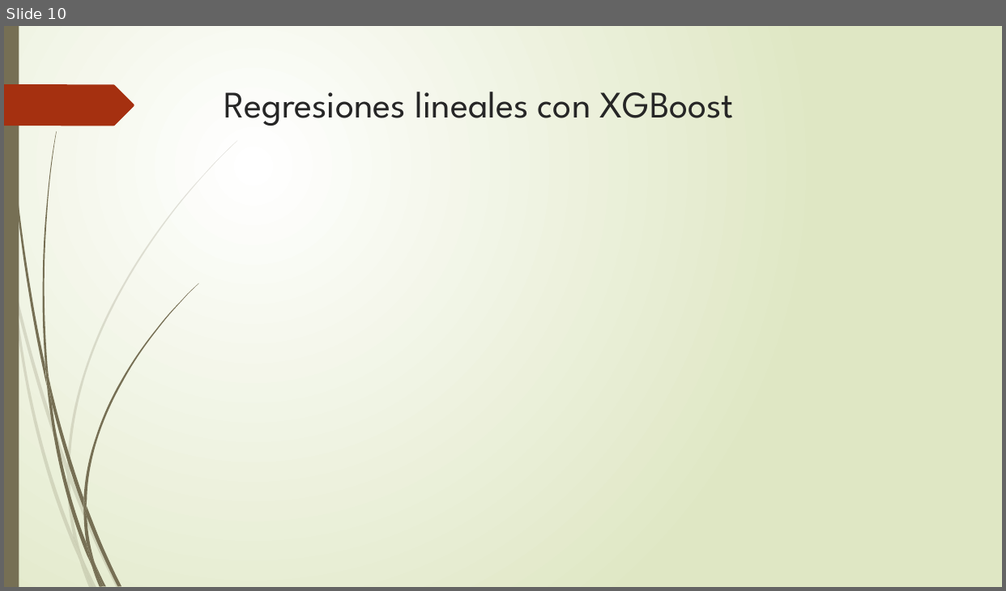
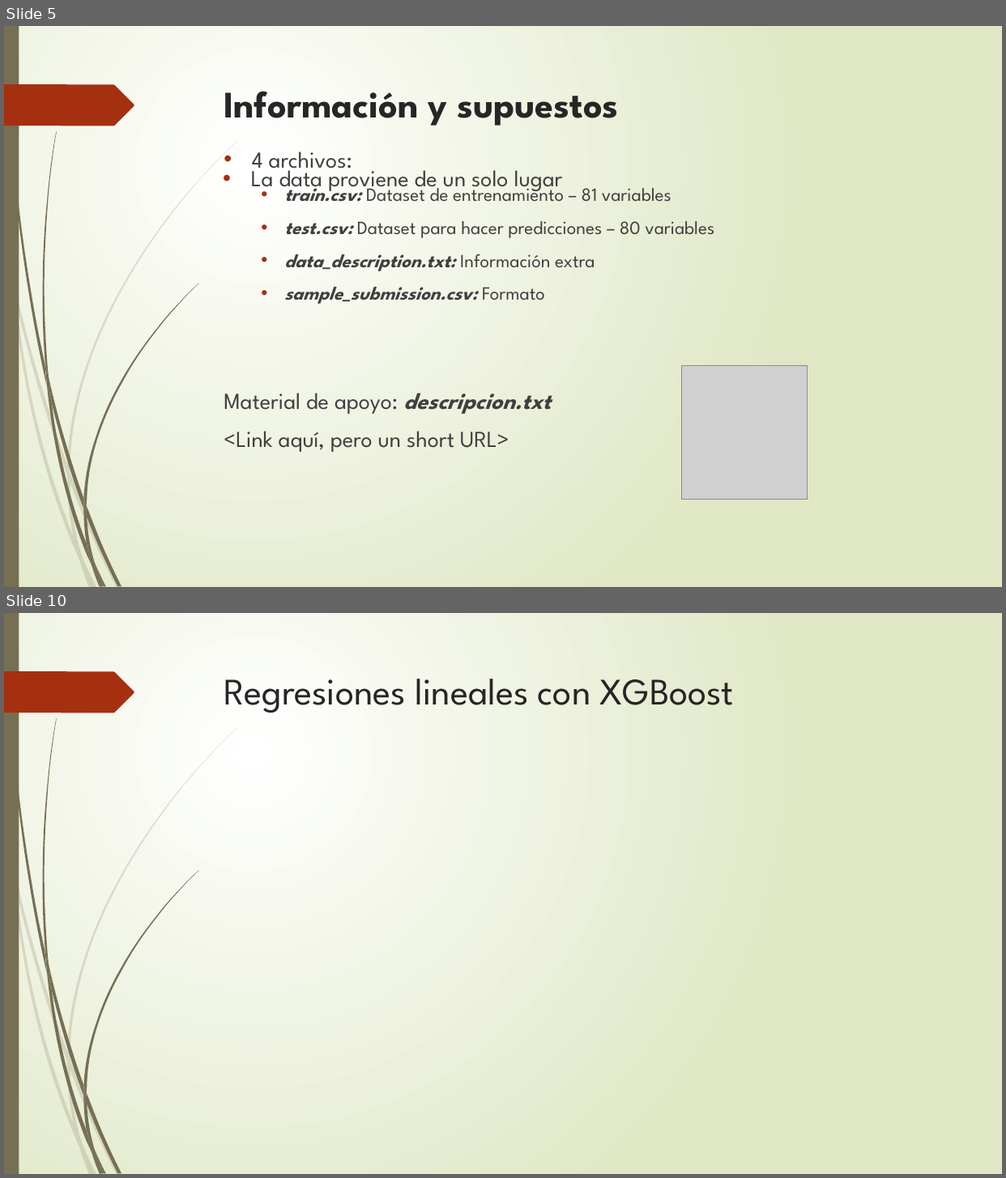
Before and after one commit to corderobot/Kaggle_House-Prices, a slide deck: Docs/House Prices.pptx. Shown one above the other, each under a label of ours: slide 10 before the commit, slides 5 and 10 after it; the slides between them are not shown. The pictures are 1006x591 and 1006x1178 pixels, drawn with LibreOffice and Linux fonts; fonts in the diff are those of the drawing; grey boxes stand for pictures. Boxes give left, top, right and bottom in pixels: in the first picture for what was removed or moved away, otherwise in the second. Text is boxed around its words. In the diff, an @@ line names an element or a change of style, - is before the commit and + after.

```diff
--- a/Docs/House Prices.pptx
+++ b/Docs/House Prices.pptx
@@ slide 5 added at (x1=4, y1=26, x2=1002, y2=587), background gradient #FFFFFF to #DFE8C4; not listed: 24 template elements that a slide beside it also shows @@
@@ title added at (x1=224, y1=91, x2=619, y2=126), 36 pt, text #262626, bold @@
+Información y supuestos
@@ text added at (x1=251, y1=164, x2=563, y2=194), 22 pt, text #404040 @@
+• La data proviene de un solo lugar
@@ text added at (x1=252, y1=152, x2=714, y2=304), 18 pt, text #404040 @@
+• 4 archivos:
+  • train.csv: Dataset de entrenamiento – 81 variables
+  • test.csv: Dataset para hacer predicciones – 80 variables
+  • data_description.txt: Información extra
+  • sample_submission.csv: Formato
@@ picture added at (x1=681, y1=366, x2=808, y2=500) @@
@@ text added at (x1=224, y1=393, x2=551, y2=452), 22 pt, text #404040 @@
+Material de apoyo: descripcion.txt
+<Link aquí, pero un short URL>
```
Also in this commit, not shown: 5 slides changed, 8 other slides added, 4 slides removed.
